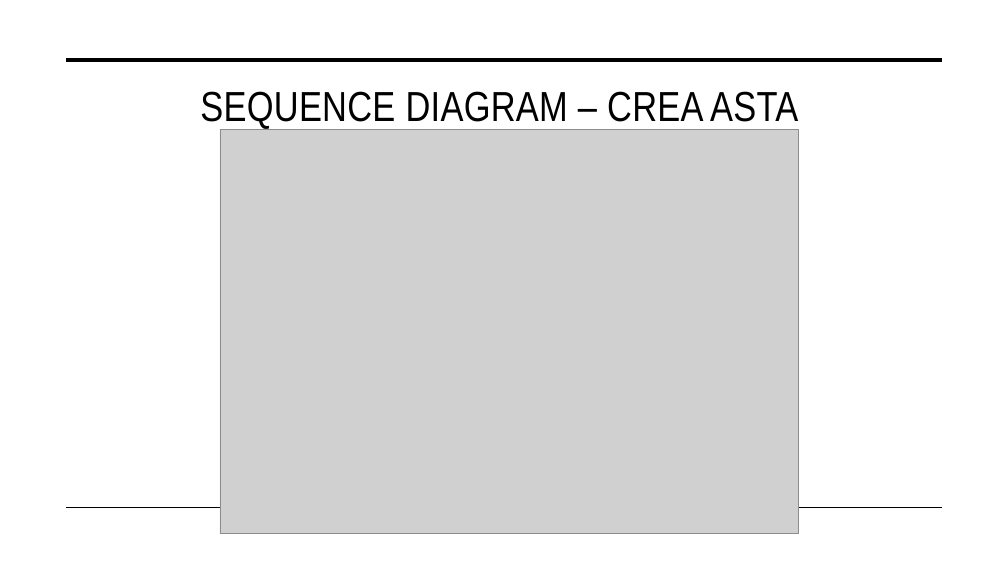
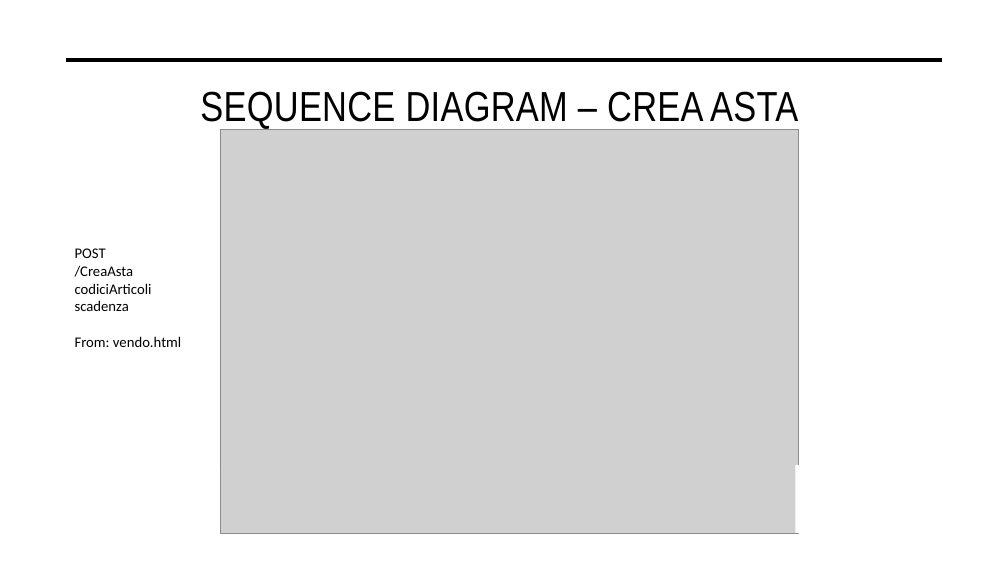
Before and after one commit to nicolospuri/AuctionSystem-Website, a slide deck: slide 31 of deliverables/PresentazioneProgettoTIW.pptx. Drawn at 1008x567 pixels with LibreOffice and Linux fonts; fonts in the diff are those of the drawing; grey boxes stand for pictures. Boxes give left, top, right and bottom in pixels: in the first picture for what was removed or moved away, otherwise in the second. Text is boxed around its words. In the diff, an @@ line names an element or a change of style, - is before the commit and + after.

```diff
--- a/deliverables/PresentazioneProgettoTIW.pptx
+++ b/deliverables/PresentazioneProgettoTIW.pptx
@@ text added at [75,248,181,347], 14 pt, text #000000 @@
+POST
+/CreaAsta
+codiciArticoli
+scadenza
+From: vendo.html
@@ rectangle added at [63,466,220,534], fill #FFFFFF @@
@@ rectangle added at [796,465,942,533], fill #FFFFFF @@
```
Also in this commit, not shown: 26 other slides changed, 4 other files.
